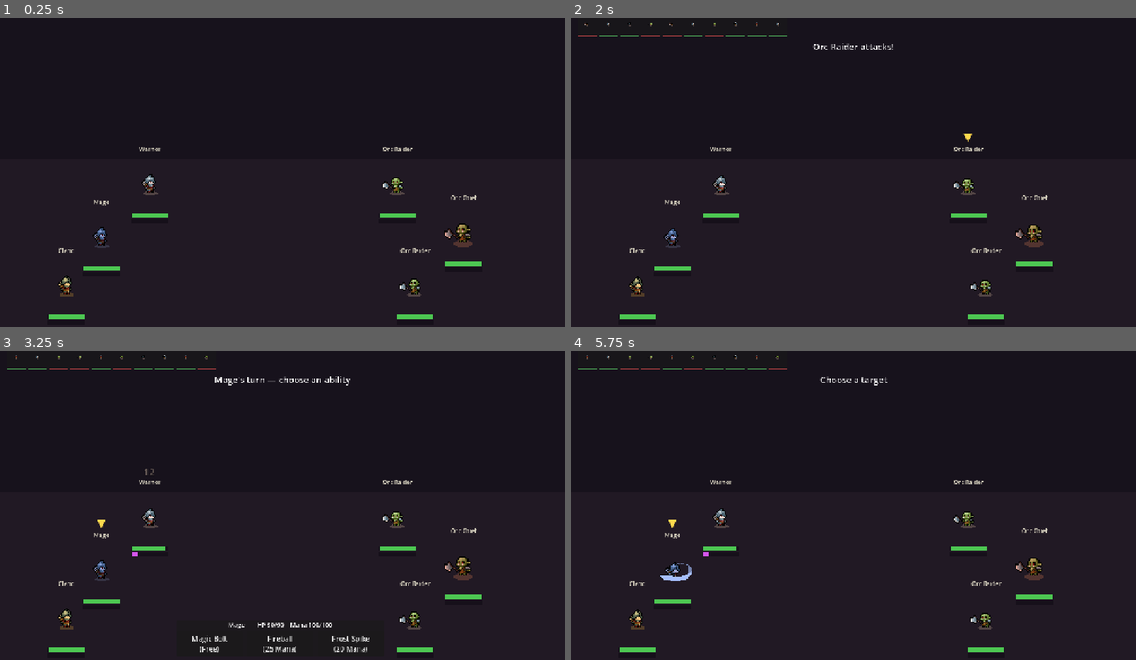
Above: before the commit, frames 1-4 (two rows, left to right).
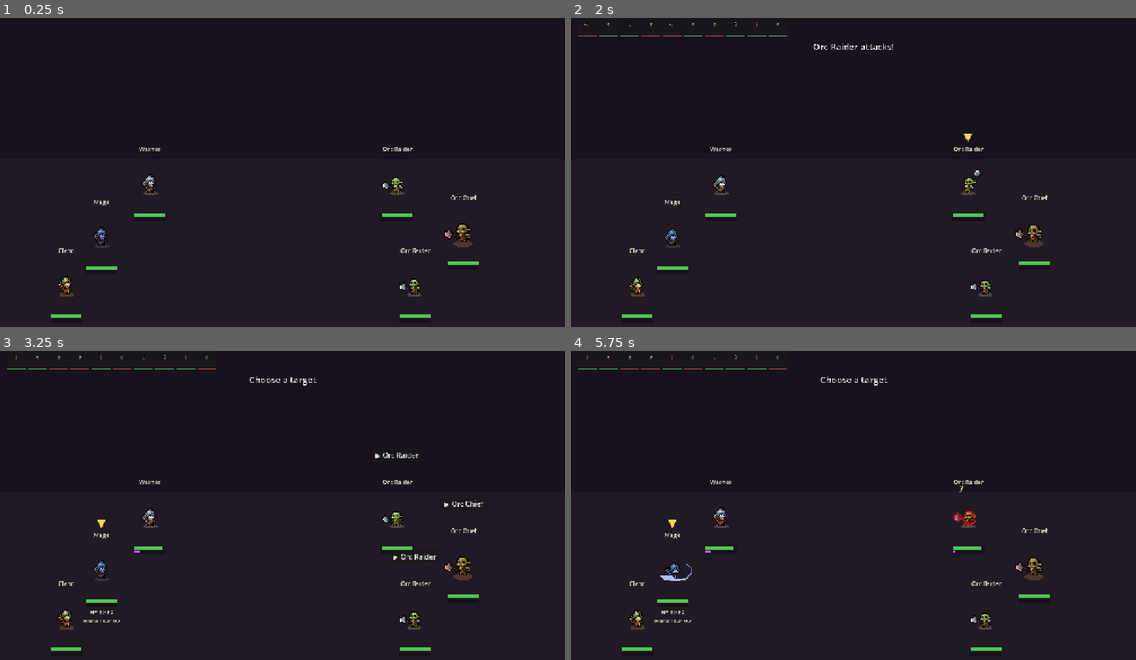
Above: after the commit, the same moments.

Repository: thebaldman65-spec/DoD
Game: Godot game, scene res://scenes/battle.tscn
The game is run twice, just before and just after one commit, with the same random seed, the same clock (stepped at 60 frames per second) and the same inputs.
Inputs (mouse positions are in pixels of both pictures, inside the frame that each line leads up to):
- Up to frame 1 (0.25 s): no input
- Up to frame 2 (2 s): tap Enter (ui_accept) at 0.5, 0.77, 1.52 s
- Up to frame 3 (3.25 s): click (209, 632) at 2.75 s, where only the run after the commit has a clickable "Magic Bolt (Free)"
- Up to frame 4 (5.75 s): click (780, 644) at 3.5 s, where only the run before the commit has a clickable "Magic Bolt (Free)"; click "▶ Orc Raider" at 4.25 s; tap Space at 5 s; tap Enter (ui_accept) at 5.27 s

The runs differ from the first frame. In frame 1, 0.2% of the frame differs, in the area x 8-86%, y 63-98%; in frame 2, 0.3%; in frame 3, 1.3%, in the area x 8-86%, y 8-98%; in frame 4, 0.5%.

Commit message:
Slimmer pressure bar, 15% faster pacing, HP/resource under active hero
Co-Authored-By: Claude Fable 5 <noreply@anthropic.com>

Diff:
--- a/scripts/battle.gd
+++ b/scripts/battle.gd
@@ -17,7 +17,6 @@
 var message_label: Label
 var action_panel: PanelContainer
 var action_box: HBoxContainer
-var resource_label: Label
 var active_marker: Label
 var target_buttons: Array = []
 
@@ -177,15 +176,9 @@
 	action_panel = PanelContainer.new()
 	action_panel.position = Vector2(400, 630)
 	ui.add_child(action_panel)
-	var vbox := VBoxContainer.new()
-	action_panel.add_child(vbox)
-	resource_label = Label.new()
-	resource_label.horizontal_alignment = HORIZONTAL_ALIGNMENT_CENTER
-	resource_label.add_theme_font_size_override("font_size", 14)
-	vbox.add_child(resource_label)
 	action_box = HBoxContainer.new()
 	action_box.add_theme_constant_override("separation", 10)
-	vbox.add_child(action_box)
+	action_panel.add_child(action_box)
 	action_panel.visible = false
 
 	active_marker = Label.new()
@@ -325,6 +318,7 @@
 	if u.resource_name == "Mana":
 		u.resource = mini(u.resource + 12, u.max_resource)
 	_message("%s's turn — choose an ability" % u.unit_name)
+	u.show_info()
 	_show_actions(u)
 	var ab = await _ability_picked
 	action_panel.visible = false
@@ -343,13 +337,12 @@
 
 	var grade: String = await _run_skill_check()
 	await _resolve(u, ab, target, grade)
+	u.hide_info()
 
 
 func _show_actions(u: BattleUnit) -> void:
 	for child in action_box.get_children():
 		child.queue_free()
-	resource_label.text = "%s  —  HP %d/%d    %s %d/%d" % [
-		u.unit_name, u.hp, u.max_hp, u.resource_name, u.resource, u.max_resource]
 	for ab in u.abilities:
 		var btn := Button.new()
 		var cost_text: String = "Free" if ab.cost == 0 else "%d %s" % [ab.cost, u.resource_name]
@@ -521,8 +514,11 @@
 
 # ---------- helpers ----------
 
+const PACE := 0.85  # global combat pacing multiplier (lower = faster fights)
+
+
 func _wait(seconds: float) -> void:
-	await get_tree().create_timer(seconds).timeout
+	await get_tree().create_timer(seconds * PACE).timeout
 
 
 func _shake() -> void:
--- a/scripts/unit.gd
+++ b/scripts/unit.gd
@@ -27,6 +27,7 @@
 var _hp_fill: ColorRect
 var _pressure_fill: ColorRect
 var _status_label: Label
+var _info_label: Label
 var _idle_texture: Texture2D
 
 
@@ -81,11 +82,11 @@
 
 func _build_bars() -> void:
 	var bar_y := 62.0
-	add_child(_make_bar_bg(Vector2(-42, bar_y), Vector2(84, 11)))
-	_hp_fill = _make_fill(Vector2(-41, bar_y + 1), Vector2(82, 9), Color(0.30, 0.78, 0.32))
+	add_child(_make_bar_bg(Vector2(-36, bar_y), Vector2(72, 8)))
+	_hp_fill = _make_fill(Vector2(-35, bar_y + 1), Vector2(70, 6), Color(0.30, 0.78, 0.32))
 	add_child(_hp_fill)
-	add_child(_make_bar_bg(Vector2(-42, bar_y + 13), Vector2(84, 10)))
-	_pressure_fill = _make_fill(Vector2(-41, bar_y + 14), Vector2(82, 8), Color(0.80, 0.35, 1.0))
+	add_child(_make_bar_bg(Vector2(-36, bar_y + 10), Vector2(72, 7)))
+	_pressure_fill = _make_fill(Vector2(-35, bar_y + 11), Vector2(70, 5), Color(0.80, 0.35, 1.0))
 	add_child(_pressure_fill)
 
 	var name_label := Label.new()
@@ -100,10 +101,20 @@
 	_status_label = Label.new()
 	_status_label.add_theme_font_size_override("font_size", 12)
 	_status_label.add_theme_color_override("font_color", Color(0.85, 0.4, 1.0))
-	_status_label.position = Vector2(-40, 88)
+	_status_label.position = Vector2(-40, 82)
 	_status_label.size = Vector2(80, 14)
 	_status_label.horizontal_alignment = HORIZONTAL_ALIGNMENT_CENTER
 	add_child(_status_label)
+
+	_info_label = Label.new()
+	_info_label.add_theme_font_size_override("font_size", 12)
+	_info_label.add_theme_color_override("font_color", Color(0.95, 0.92, 0.8))
+	_info_label.add_theme_constant_override("outline_size", 3)
+	_info_label.add_theme_color_override("font_outline_color", Color(0, 0, 0, 0.8))
+	_info_label.position = Vector2(-60, 82)
+	_info_label.size = Vector2(120, 32)
+	_info_label.horizontal_alignment = HORIZONTAL_ALIGNMENT_CENTER
+	add_child(_info_label)
 
 
 func _make_bar_bg(pos: Vector2, bar_size: Vector2) -> ColorRect:
@@ -123,12 +134,23 @@
 
 
 func refresh_bars() -> void:
-	_hp_fill.size.x = 82.0 * clampf(hp / float(max_hp), 0.0, 1.0)
+	_hp_fill.size.x = 70.0 * clampf(hp / float(max_hp), 0.0, 1.0)
 	var pressure_ratio := clampf(pressure / float(stability), 0.0, 1.0)
-	_pressure_fill.size.x = 82.0 * pressure_ratio
+	_pressure_fill.size.x = 70.0 * pressure_ratio
 	# Shifts toward hot pink as the unit gets close to Breaking.
 	_pressure_fill.color = Color(0.80, 0.35, 1.0).lerp(Color(1.0, 0.25, 0.55), pressure_ratio)
 	_status_label.text = "BROKEN" if broken else ""
+	if _info_label.text != "":
+		show_info()
+
+
+# Shows HP + class resource under the sprite while this unit is acting.
+func show_info() -> void:
+	_info_label.text = "HP %d/%d\n%s %d/%d" % [hp, max_hp, resource_name, resource, max_resource]
+
+
+func hide_info() -> void:
+	_info_label.text = ""
 
 
 func portrait() -> Texture2D:
